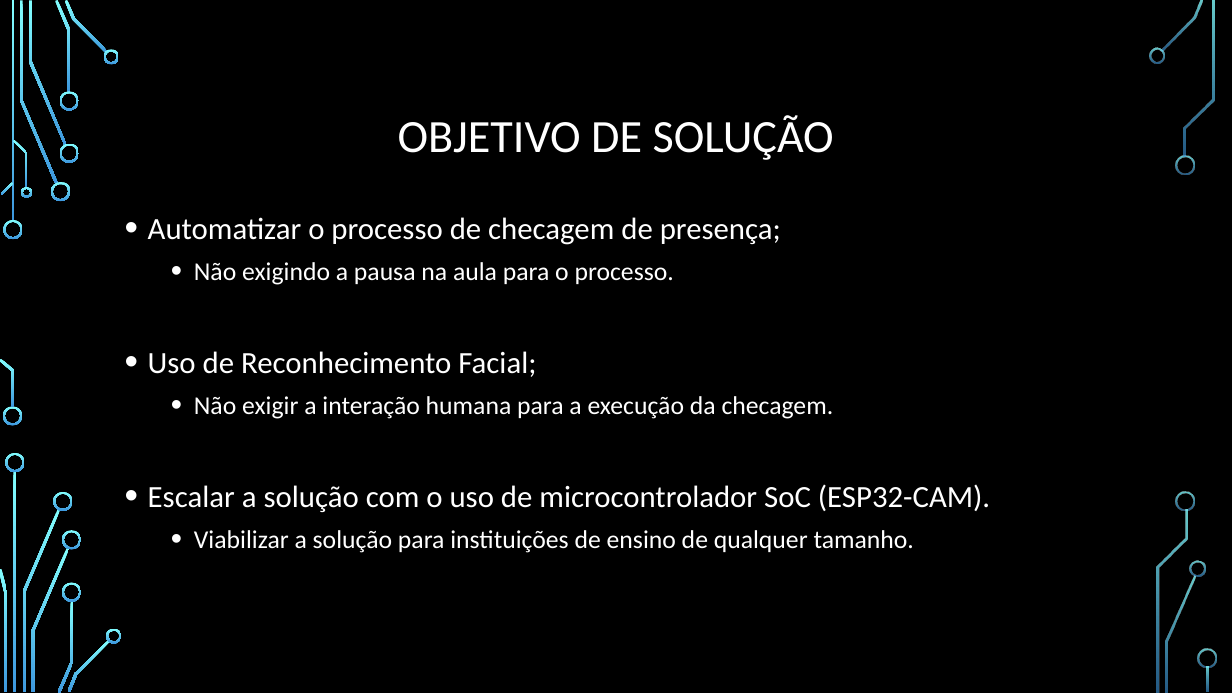
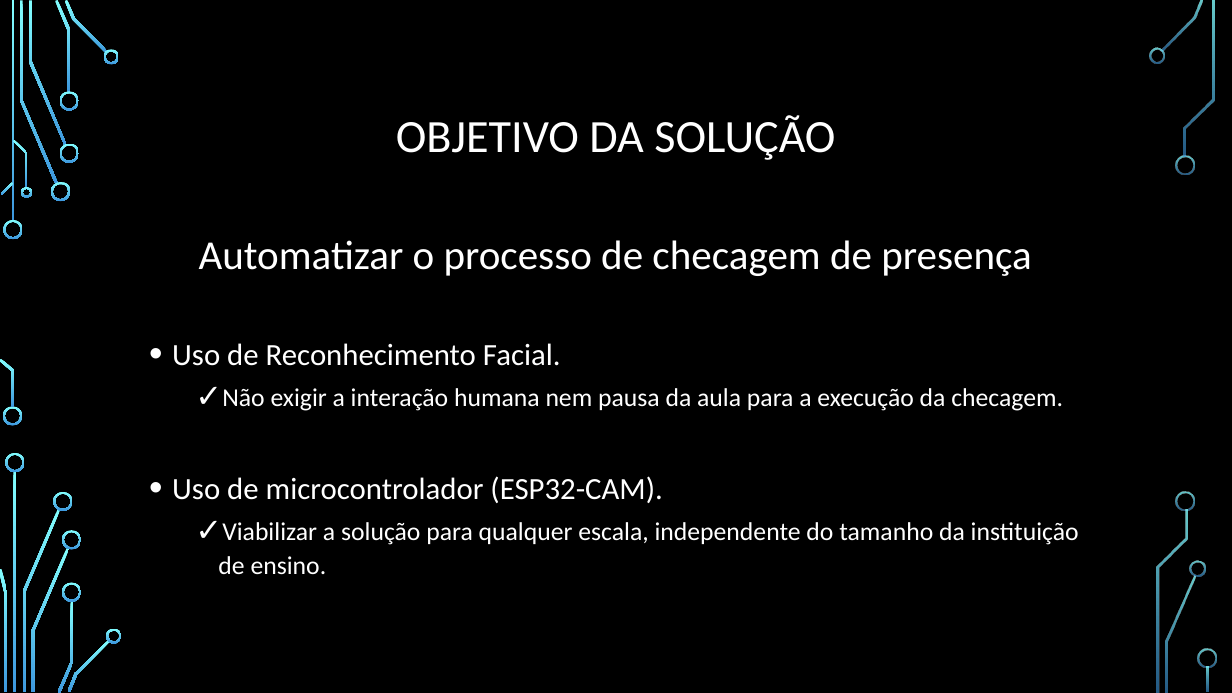
Before and after one commit to math-lopez/API_TCC_Piroquitos, a slide deck: slide 3 of Docs/Apresentação Final_Parcial.pptx. Drawn at 1232x693 pixels with LibreOffice and Linux fonts; fonts in the diff are those of the drawing; background and template pictures are left out. Boxes give left, top, right and bottom in pixels: in the first picture for what was removed or moved away, otherwise in the second. Text is boxed around its words. In the diff, an @@ line names an element or a change of style, - is before the commit and + after.

```diff
--- a/Docs/Apresentação Final_Parcial.pptx
+++ b/Docs/Apresentação Final_Parcial.pptx
@@ title at (396, 115, 835, 160): text changed @@
-OBJETIVO DE SOLUÇÃO
+OBJETIVO DA SOLUÇÃO
@@ text at (172, 240, 1079, 575): text changed @@
-• Automatizar o processo de checagem de presença;
-  • Não exigindo a pausa na aula para o processo.
-• Uso de Reconhecimento Facial;
-  • Não exigir a interação humana para a execução da checagem.
-• Escalar a solução com o uso de microcontrolador SoC (ESP32-CAM).
-  • Viabilizar a solução para instituições de ensino de qualquer tamanho.
+Automatizar o processo de checagem de presença
+• Uso de Reconhecimento Facial.
+  ✓ Não exigir a interação humana nem pausa da aula para a execução da checagem.
+• Uso de microcontrolador (ESP32-CAM).
+  ✓ Viabilizar a solução para qualquer escala, independente do tamanho da instituição de ensino.
```
Also in this commit, not shown: 2 other slides changed, 2 slides added, 1 slide removed.
